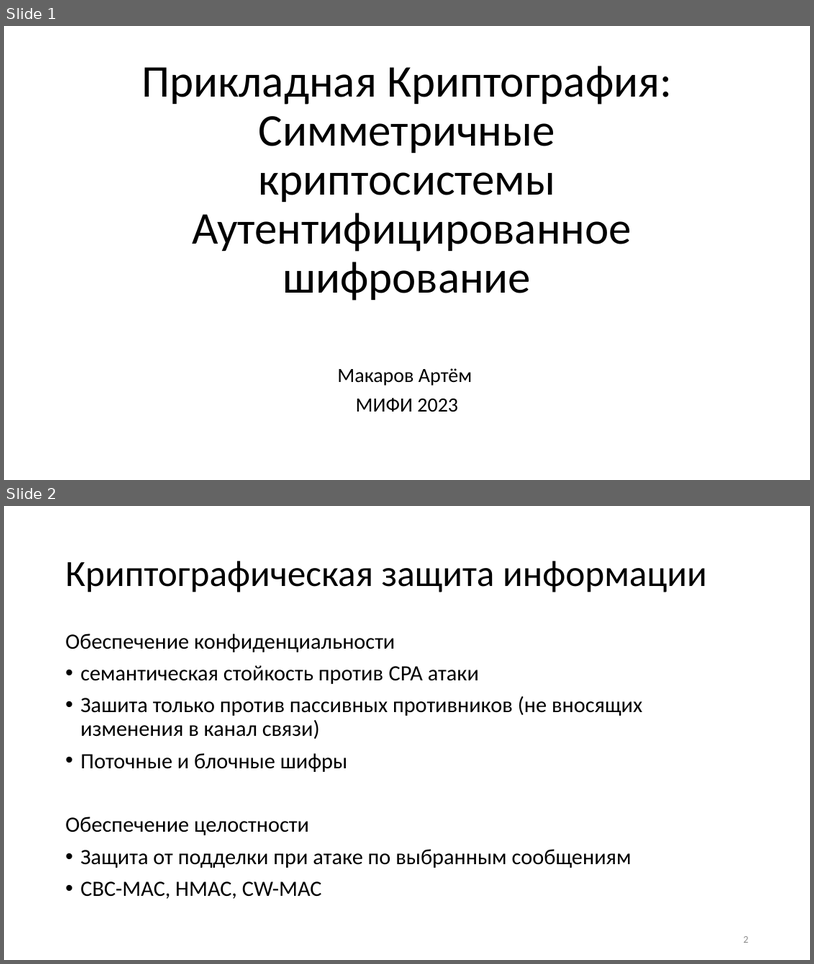
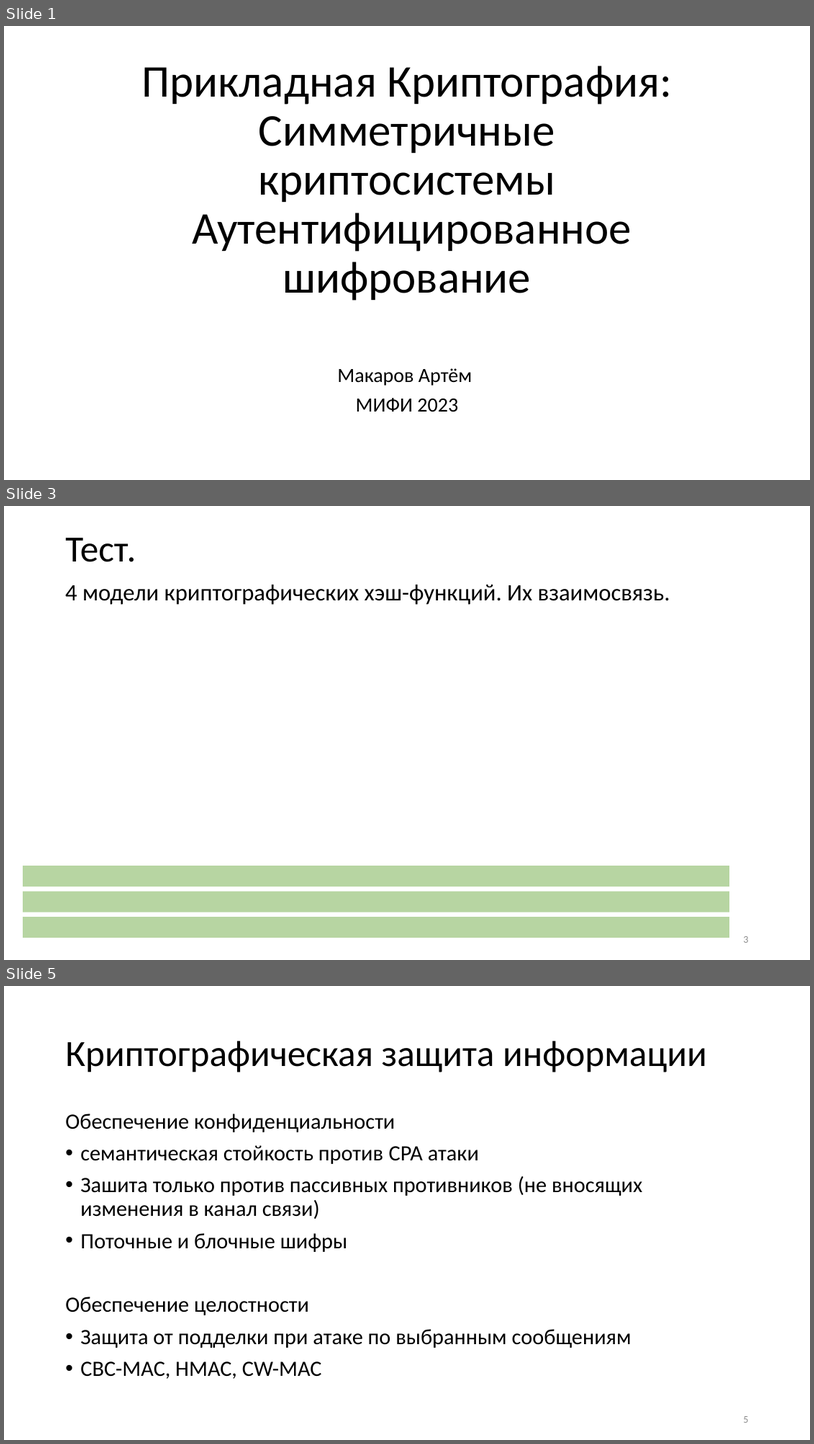
Before and after one commit to CryptoCourse/CryptoLectures, a slide deck: Lectures/Lecture12.pptx. Shown one above the other, each under a label of ours: slides 1 and 2 before the commit, slides 1, 3 and 5 after it; the slides between them are not shown. The pictures are 814x964 and 814x1444 pixels, drawn with LibreOffice and Linux fonts; fonts in the diff are those of the drawing. Boxes give left, top, right and bottom in pixels: in the first picture for what was removed or moved away, otherwise in the second. Text is boxed around its words. In the diff, an @@ line names an element or a change of style, - is before the commit and + after.

```diff
--- a/Lectures/Lecture12.pptx
+++ b/Lectures/Lecture12.pptx
@@ slide 3 added at box(4, 506, 810, 960), background #FFFFFF @@
@@ title added at box(65, 538, 136, 562), 44 pt, text #000000 @@
+Тест.
@@ text added at box(65, 584, 671, 605), 28 pt, text #000000 @@
+4 модели криптографических хэш-функций. Их взаимосвязь.
@@ rectangle added at box(23, 865, 730, 886), fill #70AD47 at 50% opacity @@
@@ rectangle added at box(23, 890, 730, 912), fill #70AD47 at 50% opacity @@
@@ rectangle added at box(23, 917, 730, 938), fill #70AD47 at 50% opacity @@
@@ page number added at box(743, 936, 748, 942), 12 pt, text #8C8C8C @@
+3
@@ what was slide 2 is now slide 5 @@
@@ page number at box(743, 1416, 748, 1422): text changed @@
-2
+5
```
Also in this commit, not shown: 2 slides changed, 2 other slides added.
